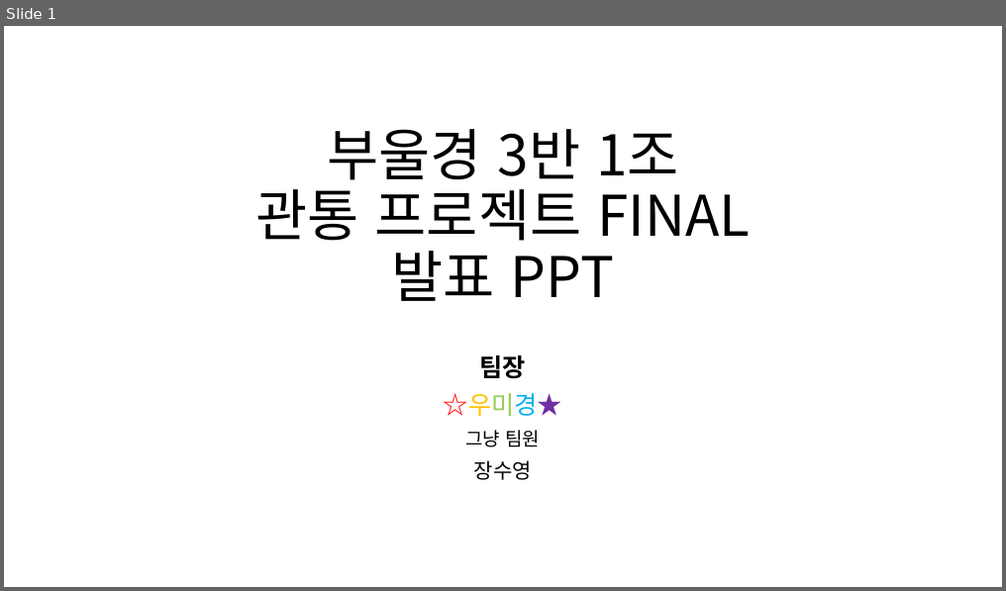
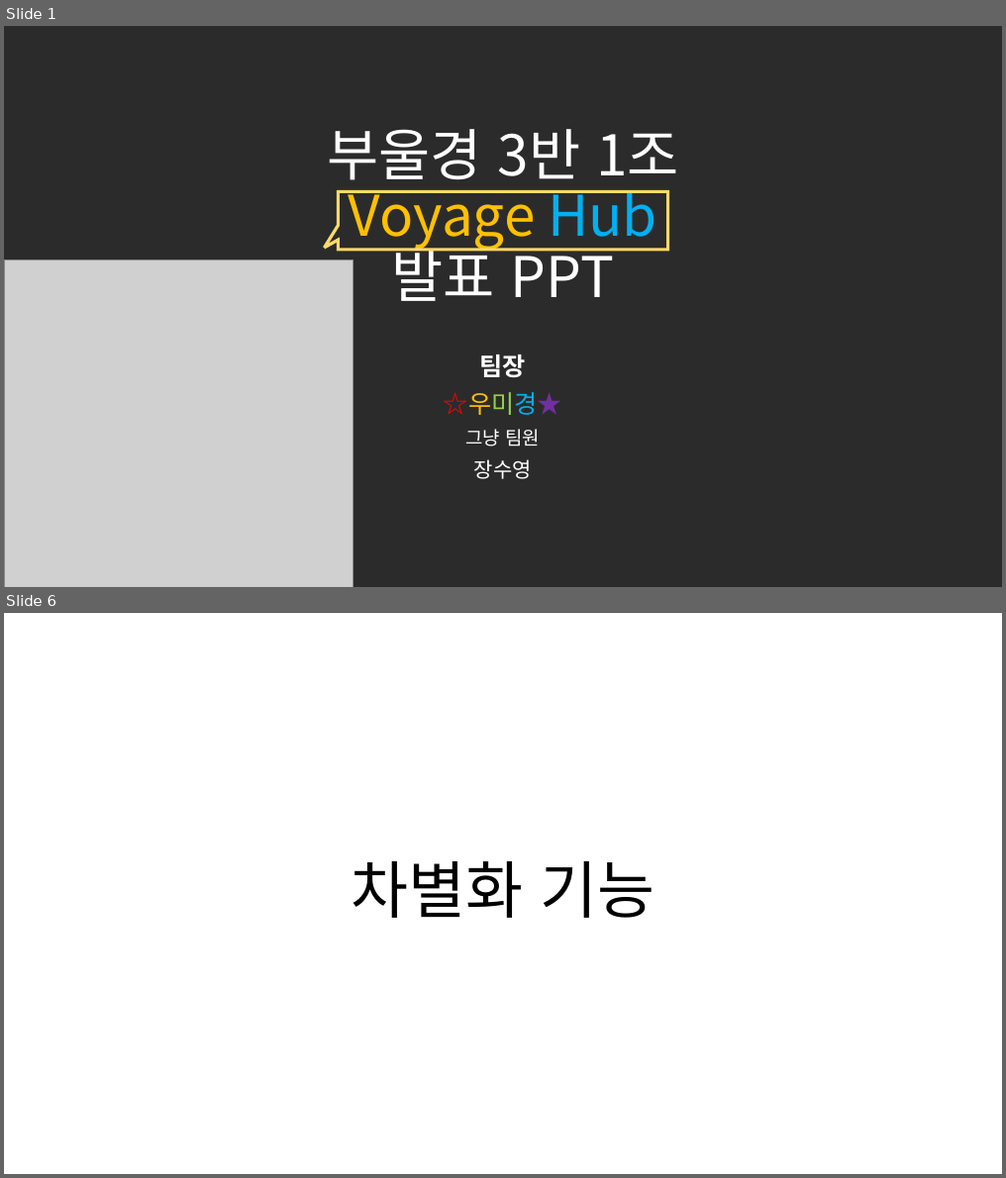
Before and after one commit to Grat3Su/EnjoyTrip, a slide deck: 부울경 3반 1조.pptx. Shown one above the other, each under a label of ours: slide 1 before the commit, slides 1 and 6 after it; the slides between them are not shown. The pictures are 1006x591 and 1006x1178 pixels, drawn with LibreOffice and Linux fonts; fonts in the diff are those of the drawing; grey boxes stand for pictures; background and template pictures are left out; a plain dark background stands for a picture behind light text. Boxes give left, top, right and bottom in pixels: in the first picture for what was removed or moved away, otherwise in the second. Text is boxed around its words. In the diff, an @@ line names an element or a change of style, - is before the commit and + after.

```diff
--- a/부울경 3반 1조.pptx
+++ b/부울경 3반 1조.pptx
@@ slide 6 added at <box>4,613,1002,1174</box>, background #FFFFFF @@
@@ title added at <box>350,861,655,918</box>, 60 pt, text #000000 @@
+차별화 기능
@@ slide 1 changed as well @@
@@ background #FFFFFF to picture (left out) @@
@@ title at <box>327,129,679,301</box>: text changed; text colour #000000 to #FFFFFF @@
-부울경 3반 1조
-관통 프로젝트 FINAL
-발표 PPT
+부울경 3반 1조
+Voyage Hub
+발표 PPT
@@ speech box added at <box>338,191,668,249</box>, outline #FFD966 3 pt @@
@@ picture added at <box>4,261,352,587</box> @@
@@ triangle added at <box>4,350,262,586</box>, fill #FFFFFF, outline #FFFFFF 1 pt @@
@@ subtitle at <box>466,355,541,479</box>: text colour #000000 to #FFFFFF in "팀장", "그냥 팀원", "장수영" @@
```
Also in this commit, not shown: 5 other slides changed, 8 other slides added, 2 slides removed, 5 other files.
